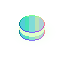
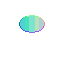
The second 64x64 image is a revision of the first. Changes to its layers:
painted on "top-normal" over [29, 16, 35, 32]
hid "top" over [19, 15, 45, 33]
hid "glow" over [15, 16, 51, 44]
hid "creme" over [19, 20, 45, 41]
hid "bottom-normal", painted on it over [19, 23, 45, 41]
hid "bottom" over [19, 23, 45, 41]
